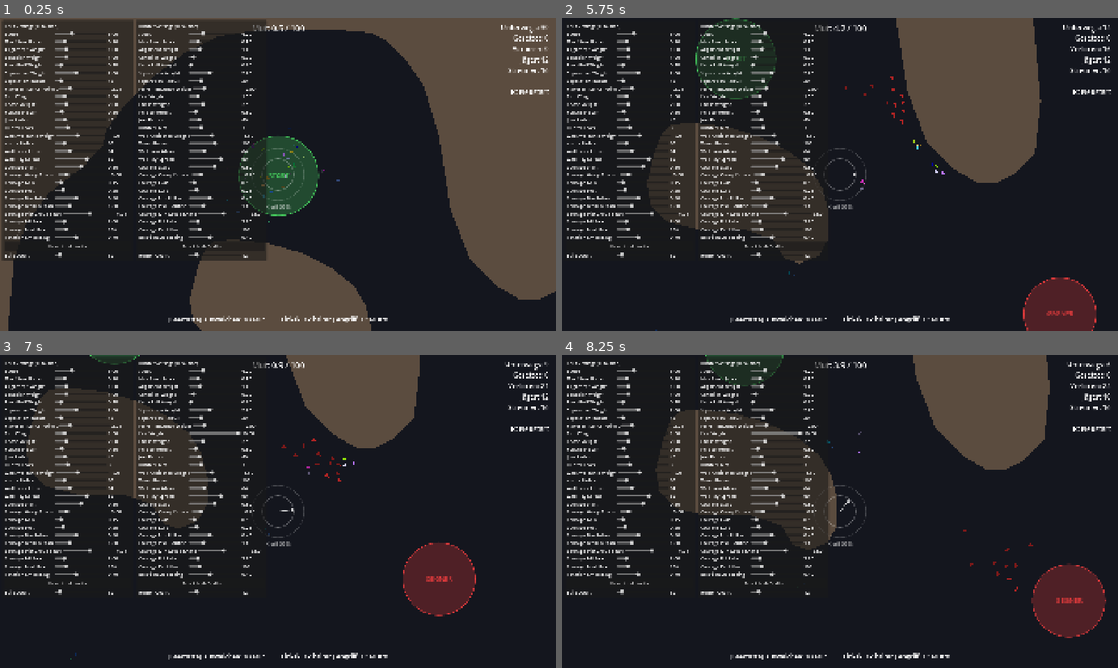
Above: before the commit, frames 1-4 (two rows, left to right).
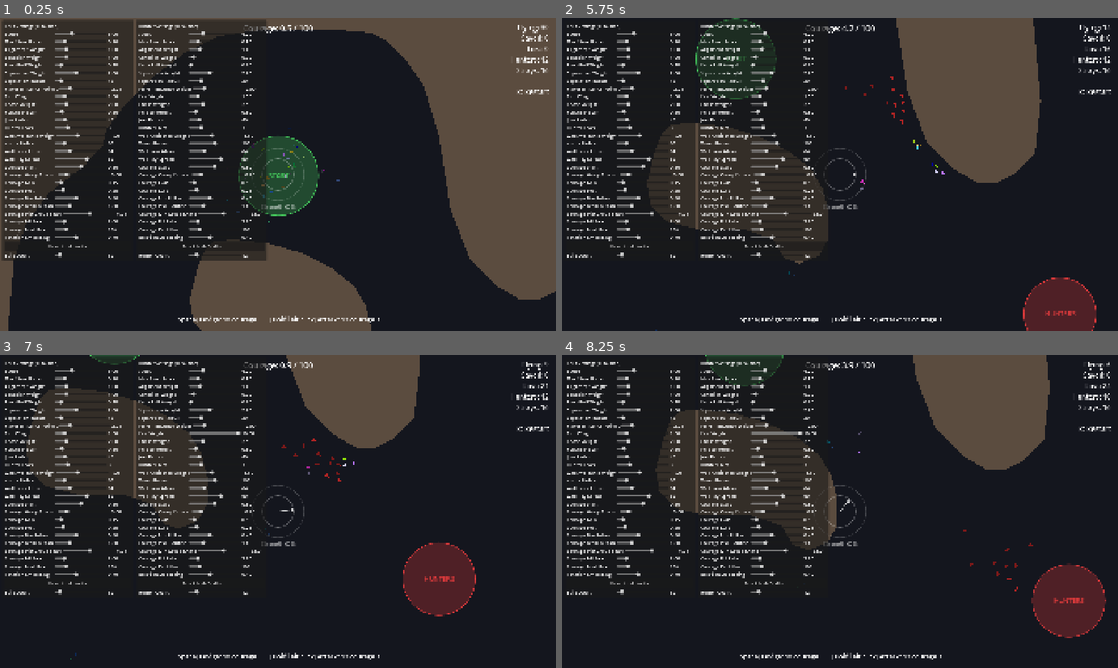
Above: after the commit, the same moments.

Repository: GaslightingRocks/CG-Idea3-swarm
Game: Godot game, scene res://game/game.tscn
Same seed, same stepped clock (60 frames per second), same inputs: the game is played once before the commit and once after it.
Inputs (mouse positions are in pixels of both pictures, inside the frame that each line leads up to):
- Up to frame 1 (0.25 s): no input
- Up to frame 2 (5.75 s): move the mouse to (962, 158) at 0.52 s; press the mouse at (962, 158) at 0.53 s; release the mouse at (962, 158) at 1.25 s; drag from (728, 190) to (717, 108) at 1.27 s; move the mouse to (895, 105) at 2.02 s; press the mouse at (895, 105) at 2.03 s; release the mouse at (895, 105) at 2.75 s; drag from (812, 237) to (828, 49) at 2.77 s; move the mouse to (1006, 221) at 3.52 s; press the mouse at (1006, 221) at 3.53 s; release the mouse at (1006, 221) at 4.25 s; drag from (673, 127) to (873, 196) at 4.27 s; move the mouse to (867, 174) at 5.02 s; press the mouse at (867, 174) at 5.03 s
- Up to frame 3 (7 s): release the mouse at (305, 511) at 5.75 s; drag from (194, 433) to (378, 511) at 5.77 s; move the mouse to (400, 495) at 6.52 s; press the mouse at (400, 495) at 6.53 s
- Up to frame 4 (8.25 s): release the mouse at (962, 495) at 7.25 s; drag from (728, 527) to (840, 498) at 7.27 s; move the mouse to (895, 442) at 8.02 s; press the mouse at (895, 442) at 8.03 s

The runs differ from the first frame. In frame 1, 0.9% of the frame differs, in the area x 30-98%, y 2-98%; in frame 2, 1.0%; in frame 3, 1.0%; in frame 4, 1.0%.

Commit message:
Translate in-game texts to English
HUD counters, courage pool, round-end message, ability line,
strength indicator and zone labels (GOAL, HUNTERS, STRAYS).

Co-Authored-By: Claude Opus 5.5 <noreply@anthropic.com>

Diff:
--- a/boids-test/game/game.gd
+++ b/boids-test/game/game.gd
@@ -108,6 +108,6 @@
 	hud.show_counts(flock.boids.size(), saved, lost, enemy_flock.boids.size(), strays_left)
 
 	if flock.boids.is_empty() and saved + lost > 0:
-		hud.show_message("Runde vorbei: %d von %d gerettet\nR: Neustart" % [saved, saved + lost])
+		hud.show_message("Round over: %d of %d saved\nR: Restart" % [saved, saved + lost])
 	else:
 		hud.show_message("")
--- a/boids-test/levels/goal_zone.gd
+++ b/boids-test/levels/goal_zone.gd
@@ -35,7 +35,7 @@
 func _draw() -> void:
 	draw_circle(Vector2.ZERO, radius, color)
 	draw_arc(Vector2.ZERO, radius, 0.0, TAU, 64, Color(color, 0.8), 2.0, true)
-	draw_string(ThemeDB.fallback_font, Vector2(-radius, 6), "ZIEL", HORIZONTAL_ALIGNMENT_CENTER, radius * 2.0, 18, Color(color, 0.8))
+	draw_string(ThemeDB.fallback_font, Vector2(-radius, 6), "GOAL", HORIZONTAL_ALIGNMENT_CENTER, radius * 2.0, 18, Color(color, 0.8))
 
 
 ## Saves every boid that enters the goal.
--- a/boids-test/levels/level_2.tscn
+++ b/boids-test/levels/level_2.tscn
@@ -50,18 +50,18 @@
 script = ExtResource("3_start")
 radius = 100.0
 color = Color(1, 0.25, 0.25, 0.25)
-label = "GEGNER"
+label = "HUNTERS"
 
 [node name="StrayZone1" type="Node2D" parent="."]
 position = Vector2(900, 1580)
 script = ExtResource("5_stray")
 radius = 70.0
-label = "STREUNER"
+label = "STRAYS"
 color = Color(0.6, 0.7, 1, 0.2)
 
 [node name="StrayZone2" type="Node2D" parent="."]
 position = Vector2(2140, 1500)
 script = ExtResource("5_stray")
 radius = 70.0
-label = "STREUNER"
+label = "STRAYS"
 color = Color(0.6, 0.7, 1, 0.2)
--- a/boids-test/levels/start_zone.gd
+++ b/boids-test/levels/start_zone.gd
@@ -14,7 +14,7 @@
 	set(value):
 		color = value
 		queue_redraw()
-# text shown in the circle, e.g. "GEGNER" for the zone the hunters start in
+# text shown in the circle, e.g. "HUNTERS" for the zone the hunters start in
 @export var label: String = "START":
 	set(value):
 		label = value
--- a/boids-test/levels/stray_zone.gd
+++ b/boids-test/levels/stray_zone.gd
@@ -12,5 +12,5 @@
 
 func _init() -> void:
 	# Defaults for new stray zones, values saved in the level scene overwrite them
-	label = "STREUNER"
+	label = "STRAYS"
 	color = Color(0.6, 0.7, 1.0, 0.2)
--- a/boids-test/player/player_abilities.gd
+++ b/boids-test/player/player_abilities.gd
@@ -75,6 +75,6 @@
 
 ## One line for the HUD: the keys, what each ability costs, and which one is running right now.
 func get_status_text() -> String:
-	var dodge: String = "AKTIV" if flock.is_dodging() else "%d Mut" % roundi(dodge_cost)
-	var attack: String = "AKTIV" if flock.is_attacking() else "%d Mut/s" % roundi(attack_cost_per_second)
-	return "[Leertaste] Ausweichen: %s        [Linksklick halten] Angriff: %s" % [dodge, attack]
+	var dodge: String = "ACTIVE" if flock.is_dodging() else "%d courage" % roundi(dodge_cost)
+	var attack: String = "ACTIVE" if flock.is_attacking() else "%d courage/s" % roundi(attack_cost_per_second)
+	return "[Space] Dodge: %s        [Hold left click] Attack: %s" % [dodge, attack]
--- a/boids-test/ui/hud.gd
+++ b/boids-test/ui/hud.gd
@@ -13,7 +13,7 @@
 ## Shows how many of the player's boids are still flying, saved and lost,
 ## how many hunters are left and how many strays are still waiting to be collected.
 func show_counts(flying: int, saved: int, lost: int, hunters: int, strays: int) -> void:
-	counts_label.text = "Unterwegs: %d\nGerettet: %d\nVerloren: %d\nJäger: %d\nStreuner: %d\n\nR: Neustart" % [flying, saved, lost, hunters, strays]
+	counts_label.text = "Flying: %d\nSaved: %d\nLost: %d\nHunters: %d\nStrays: %d\n\nR: Restart" % [flying, saved, lost, hunters, strays]
 
 
 ## Shows a message in the middle of the screen, an empty text hides it.
@@ -24,8 +24,8 @@
 
 ## Shows the swarm's courage pool, how full it can get and whether it is filling right now.
 func show_courage(pool: float, maximum: float, filling: bool) -> void:
-	var state: String = "" if filling else "  (Schwarm zu verstreut)"
-	courage_label.text = "Mut: %.1f / %d%s" % [pool, roundi(maximum), state]
+	var state: String = "" if filling else "  (swarm too scattered)"
+	courage_label.text = "Courage: %.1f / %d%s" % [pool, roundi(maximum), state]
 
 
 ## Shows the ability keys, costs and which ability is running.
--- a/boids-test/ui/influence_indicator.gd
+++ b/boids-test/ui/influence_indicator.gd
@@ -29,7 +29,7 @@
 	if strength > 0.0:
 		draw_arc(center, indicator_radius * strength, 0.0, TAU, 64, Color(color, color.a * 0.5), 2.0, true)
 	var font: Font = ThemeDB.fallback_font
-	draw_string(font, center + Vector2(-60, indicator_radius + 28), "Kraft %d%%" % roundi(strength * 100.0), HORIZONTAL_ALIGNMENT_CENTER, 120, 18, Color(color, color.a * 0.75))
+	draw_string(font, center + Vector2(-60, indicator_radius + 28), "Strength %d%%" % roundi(strength * 100.0), HORIZONTAL_ALIGNMENT_CENTER, 120, 18, Color(color, color.a * 0.75))
 
 	var force: Vector2 = player_influence.get_force()
 	if force.is_zero_approx():
